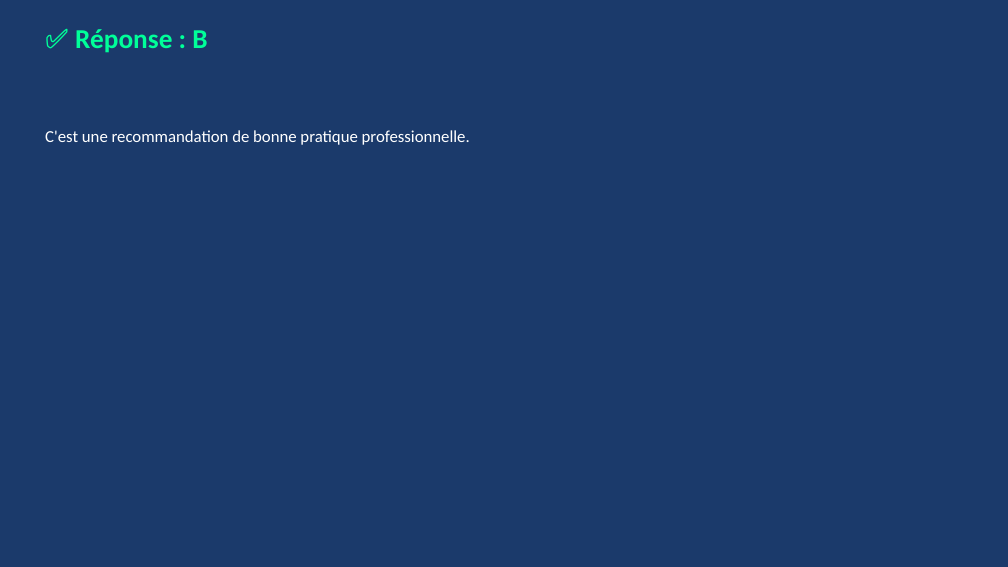
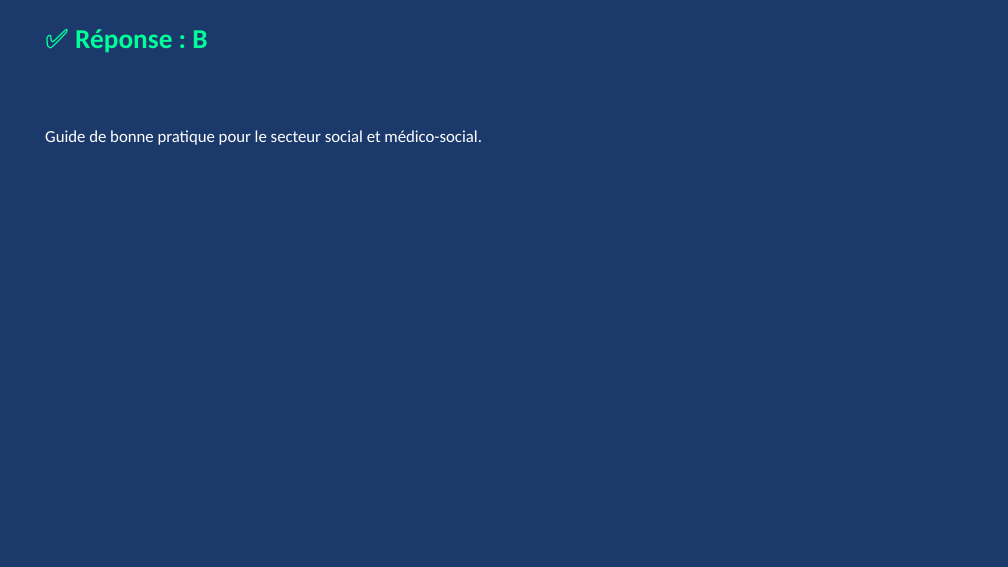
Before and after one commit to RicoBSJ/claude-travail-livrables, a slide deck: slide 8 of Livrables/Quiz/quiz_rbpp_ppa-dui_2026-06-27.pptx. Drawn at 1008x567 pixels with LibreOffice and Linux fonts; fonts in the diff are those of the drawing. Boxes give left, top, right and bottom in pixels: in the first picture for what was removed or moved away, otherwise in the second. Text is boxed around its words. In the diff, an @@ line names an element or a change of style, - is before the commit and + after.

```diff
--- a/Livrables/Quiz/quiz_rbpp_ppa-dui_2026-06-27.pptx
+++ b/Livrables/Quiz/quiz_rbpp_ppa-dui_2026-06-27.pptx
@@ text at [45,130,482,145]: text changed @@
-C'est une recommandation de bonne pratique professionnelle.
+Guide de bonne pratique pour le secteur social et médico-social.
```
Also in this commit, not shown: 30 other slides changed, 22 slides added.
